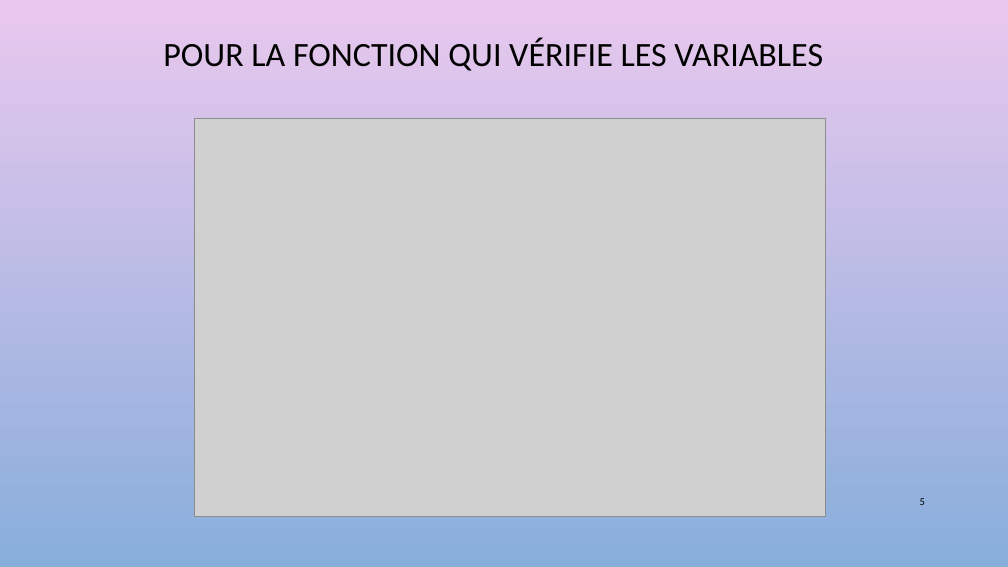
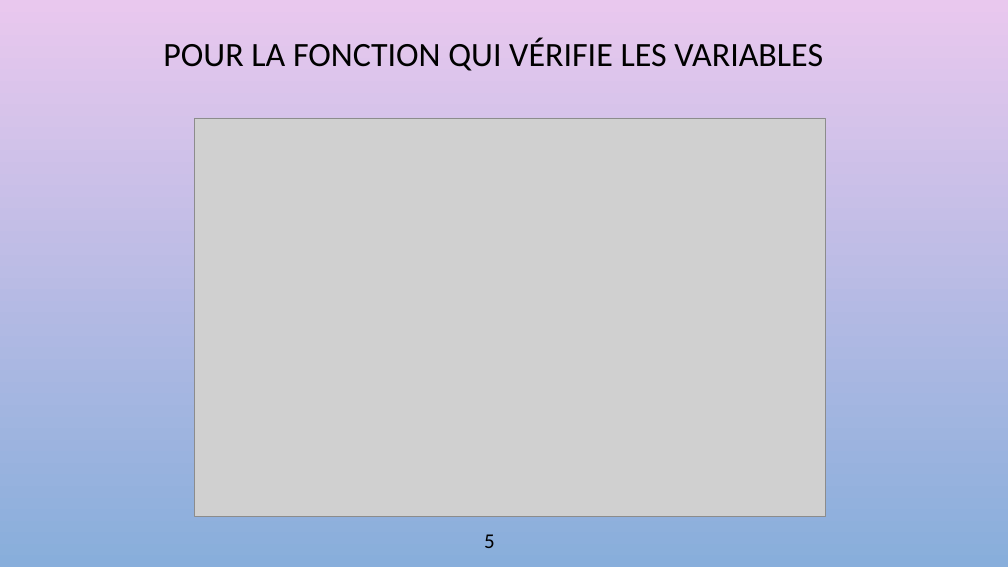
Before and after one commit to sarahsaina/Machine_a_sous-JS, a slide deck: slide 5 of projet à rendre/presentation.pptx. Drawn at 1008x567 pixels with LibreOffice and Linux fonts; fonts in the diff are those of the drawing; grey boxes stand for pictures; background and template pictures are left out. Boxes give left, top, right and bottom in pixels: in the first picture for what was removed or moved away, otherwise in the second. Text is boxed around its words. In the diff, an @@ line names an element or a change of style, - is before the commit and + after.

Commit message:
modif

```diff
--- a/projet à rendre/presentation.pptx
+++ b/projet à rendre/presentation.pptx
@@ page number: place and size @@
-page number at (920,498,925,505)
+page number at (484,534,495,548)
@@ page number at (484,534,495,548): size 10 to 20 pt @@
```
